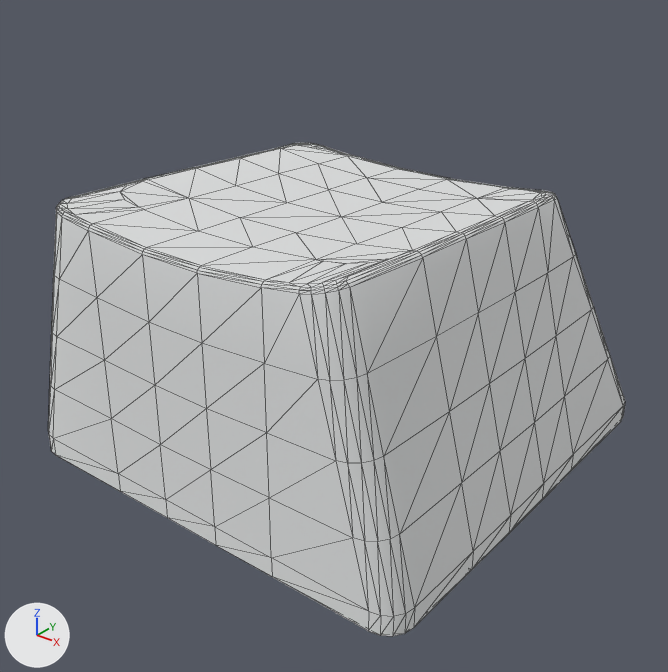
Two versions of the glTF model static/assets/KRK/1r_1u.glb, one commit apart.
Camera for both pictures: a camera (50 mm lens) standing at (20.9, -26.9, 20.9) and looking at (0.6, -1.5, 5.2). Arrows for +X, +Y and +Z are at lower left; the lights stay in place. Mesh edges are drawn as thin lines. Vertices at the same position are counted once.

The first picture shows 'F8.001'.
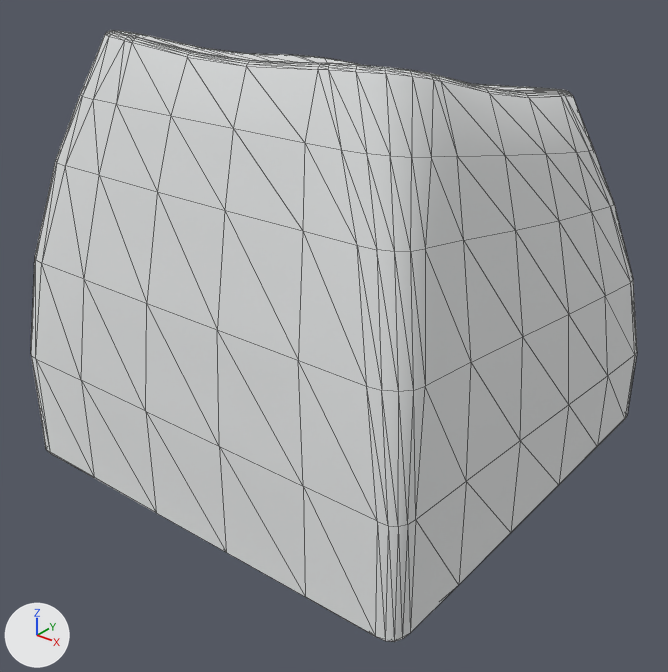
The newer file adds a shape key; the second version is drawn at full value of the shape key 'SA' of '5.002', and the change is written as the vertex moves it makes.

Location of each change, [x1, y1, x2, y2] in pixels of the pictures (668 x 672 px):
'F8.001', reshaped, rescaled, turned: before [48, 143, 625, 636]; after [31, 30, 637, 642]

What the commit changed:
me_f8 is used by ob_f8_001; location (0.0, 0.0, 0.0); rotation (0.0, 0.0, -3.142), in degrees (0, 0, -180); scale (1000.0, 1000.0, 1000.0).
me_f8 had 376 vertices, 748 faces and spanned x -0.009..0.009, y -0.009..0.009, z 0.0..0.011.
me_f8 now has 376 vertices, 748 faces and spans x -0.009..0.009, y -0.009..0.009, z 0.0..0.0165.
me_f8 part 1: 376 of 376 vertices moved; they spanned x -0.009..0.009, y -0.009..0.009, z 0.0..0.011 and now span x -0.009..0.009, y -0.009..0.009, z 0.0..0.0165; mean shift (0.0, -0.001, 0.0041); largest move (-0.0013, 0.009, 0.0079) -> (-0.0014, 0.0073, 0.0144).
Object 'F8.001' (ob_f8_001) turns from (0, 0, -180) to (0, 0, 0) degrees about x, y and z.
Object 'F8.001' (ob_f8_001) is rescaled from (1000.0, 1000.0, 1000.0) to (1000.0, -1000.0, 1000.0).
